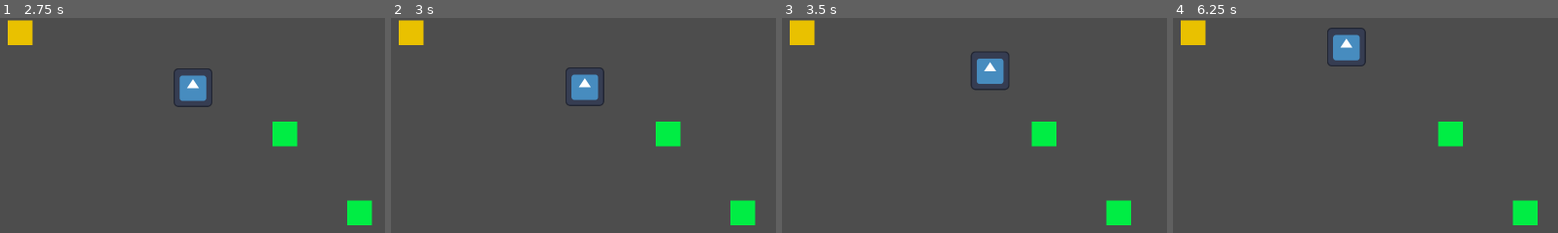
Above: before the commit, frames 1-4 (left to right).
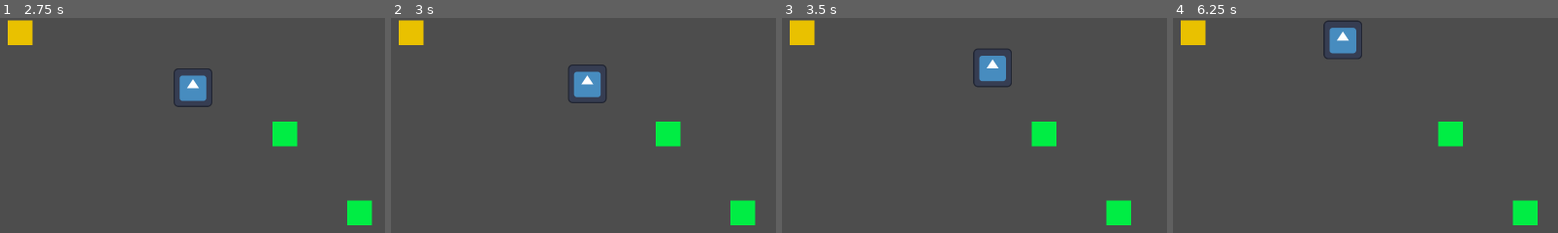
Above: after the commit, the same moments.

Repository: NervzZ/Designing-learning-tools-project
Game: Godot game, scene res://UI/MainMenu.tscn
Two runs of this game, one before a commit and one after it. Both use one fixed random seed, a clock stepped at 60 frames per second and the inputs below. The engine's default icon, where the game draws it, is replaced by a stand-in: a white triangle on a blue panel in a dark square.
Inputs (mouse positions are % of the whole screen's width and height, from its top left):
- Up to frame 1 (2.75 s): click "Start" at 0.5 s; click "Ok!" at 1.25 s; move the mouse to (72, 46) at 2.02 s; click (72, 46) at 2.17 s
- Up to frame 2 (3 s): drag from (29, 56) to (53, 10) at 2.77 s
- Up to frame 3 (3.5 s): no input
- Up to frame 4 (6.25 s): move the mouse to (60, 28) at 3.52 s; click (60, 28) at 3.67 s; drag from (45, 71) to (25, 56) at 4.27 s; move the mouse to (80, 66) at 5.02 s; click (80, 66) at 5.17 s; drag from (19, 35) to (3, 3) at 5.77 s
The pictures show only the part of the screen within x 0-50%, y 0-50%; the shares and areas given below are measured in that part.

Frame 1 is identical in both runs. In frame 2, 0.9% of the frame differs, in the area x 45-56%, y 21-41%; in frame 3, 0.7%; in frame 4, 1.2%, in the area x 39-51%, y 1-23%.

Commit message:
fixed deadzone

Diff:
--- a/Scripts/PlayerController.gd
+++ b/Scripts/PlayerController.gd
@@ -5,11 +5,12 @@
 var touchHolding = false
 var dragStart : Vector2
 var moveDir : Vector2 = Vector2(0, 0)
-var deadzone = 170
+var deadzone = 85 #base for 1440p resolution
 
 #Called when first loaded in memory
 func _init():
-	pass
+	var width = DisplayServer.window_get_size().x
+	deadzone = deadzone * (float(width) / 2560)
 
 #Called when the object has been added to the scene
 func _ready():
